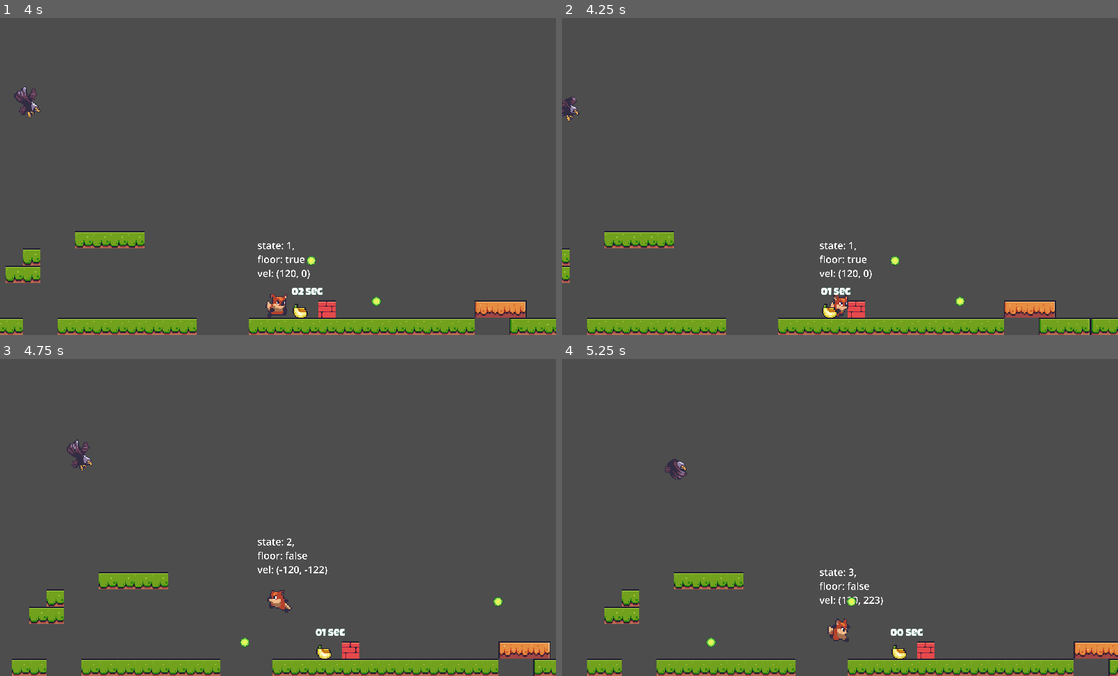
Above: before the commit, frames 1-4 (two rows, left to right).
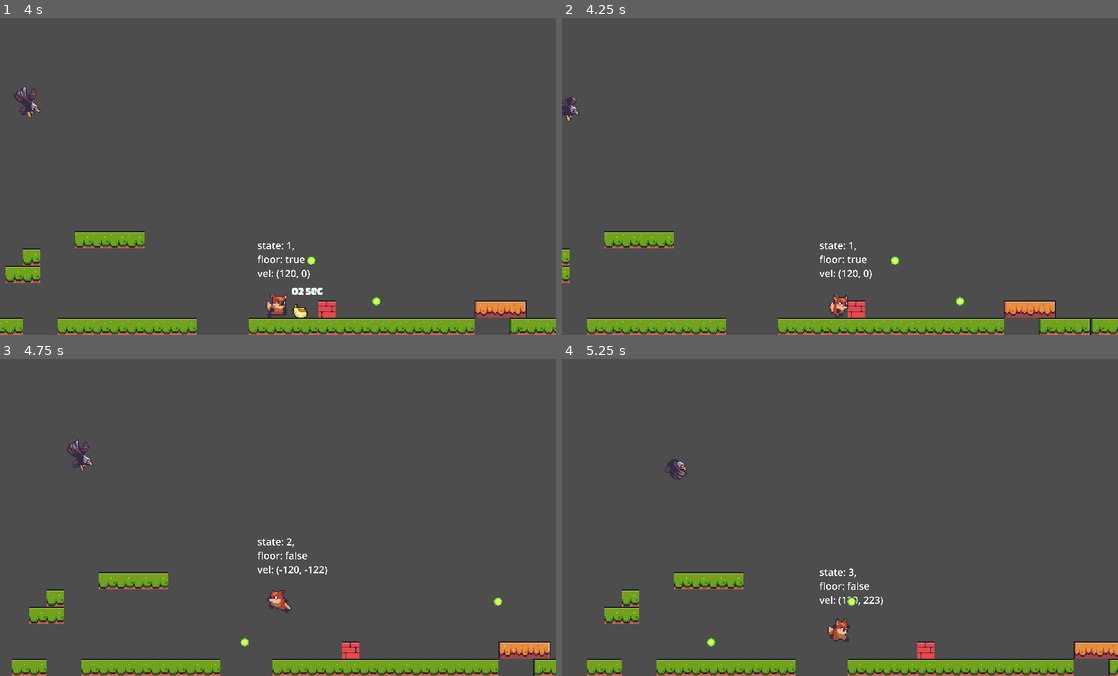
Above: after the commit, the same moments.

Repository: justknick/FoxyAntics
Game: Godot game, scene res://scenes/level_base/level_base.tscn
Two runs of this game, one before a commit and one after it. Both use one fixed random seed, a clock stepped at 60 frames per second and the inputs below.
Inputs:
- Up to frame 1 (4 s): hold D (right) 0.53-2.03 s; tap Ctrl (shoot) every 0.75 s from 0.6 to 3.6 s; tap Space (jump) at 0.77, 1.52, 3.02, 3.77 s; hold A (left) 2.03-2.78 s; hold D (right) from 2.78 s (still down)
- Up to frame 2 (4.25 s): keep holding D (right)
- Up to frame 3 (4.75 s): release D (right) at 4.28 s; hold A (left) from 4.28 s (still down); tap Ctrl (shoot) at 4.35 s; tap Space (jump) at 4.52 s
- Up to frame 4 (5.25 s): release A (left) at 5.03 s; hold D (right) from 5.03 s (still down); tap Ctrl (shoot) at 5.1 s

Frame 1 is identical in both runs. In frame 2, 0.2% of the frame differs, in the area x 46-52%, y 85-95%; in frame 3, 0.2%; in frame 4, 0.2%, in the area x 59-65%, y 85-95%.

Commit message:
Secion 151.25 - Player Pickup //

Diff:
--- a/scenes/explosion/explosion.tscn
+++ b/scenes/explosion/explosion.tscn
@@ -2,6 +2,21 @@
 
 [ext_resource type="Texture2D" uid="uid://ca85lh1gj2aqi" path="res://assets/explosion/enemy-deadth.png" id="1_l8y6a"]
 [ext_resource type="AudioStream" uid="uid://bi1mvf1jyyp2i" path="res://assets/sound/pickup3.ogg" id="2_h1umt"]
+
+[sub_resource type="Animation" id="Animation_wrtnr"]
+length = 0.001
+tracks/0/type = "value"
+tracks/0/imported = false
+tracks/0/enabled = true
+tracks/0/path = NodePath(".:frame")
+tracks/0/interp = 1
+tracks/0/loop_wrap = true
+tracks/0/keys = {
+"times": PackedFloat32Array(0),
+"transitions": PackedFloat32Array(1),
+"update": 1,
+"values": [0]
+}
 
 [sub_resource type="Animation" id="Animation_sck5k"]
 resource_name = "explosion"
@@ -49,21 +64,6 @@
 }]
 }
 
-[sub_resource type="Animation" id="Animation_wrtnr"]
-length = 0.001
-tracks/0/type = "value"
-tracks/0/imported = false
-tracks/0/enabled = true
-tracks/0/path = NodePath(".:frame")
-tracks/0/interp = 1
-tracks/0/loop_wrap = true
-tracks/0/keys = {
-"times": PackedFloat32Array(0),
-"transitions": PackedFloat32Array(1),
-"update": 1,
-"values": [0]
-}
-
 [sub_resource type="AnimationLibrary" id="AnimationLibrary_do1yb"]
 _data = {
 "RESET": SubResource("Animation_wrtnr"),
--- a/scenes/fruit_pickup/fruit_pickup.gd
+++ b/scenes/fruit_pickup/fruit_pickup.gd
@@ -5,7 +5,7 @@
 @onready var debug_time_label: Label = $DebugTimeLabel
 @onready var ray_cast_2d: RayCast2D = $RayCast2D
 
-@export var Points: int = 2
+@export var points: int = 2
 
 const GRAVITY: float = 160.0
 const JUMP: float = -120.0
@@ -65,3 +65,9 @@
 
 func _on_life_timer_timeout() -> void:
 	drop_gone()
+
+
+func _on_area_entered(area: Area2D) -> void:
+	#print(area)
+	SignalManager.on_pickup_hit.emit(points)
+	drop_gone()
--- a/scenes/fruit_pickup/fruit_pickup.tscn
+++ b/scenes/fruit_pickup/fruit_pickup.tscn
@@ -35,4 +35,5 @@
 [node name="RayCast2D" type="RayCast2D" parent="."]
 target_position = Vector2(0, 8)
 
+[connection signal="area_entered" from="." to="." method="_on_area_entered"]
 [connection signal="timeout" from="LifeTimer" to="." method="_on_life_timer_timeout"]
--- a/singletons/signal_manager.gd
+++ b/singletons/signal_manager.gd
@@ -2,3 +2,4 @@
 
 signal on_create_bullet(pos: Vector2, direction: Vector2, speed: float, lifespan: float, type: Constants.ObjectType)
 signal on_create_object(pos: Vector2, type: Constants.ObjectType)
+signal on_pickup_hit(points: int)
